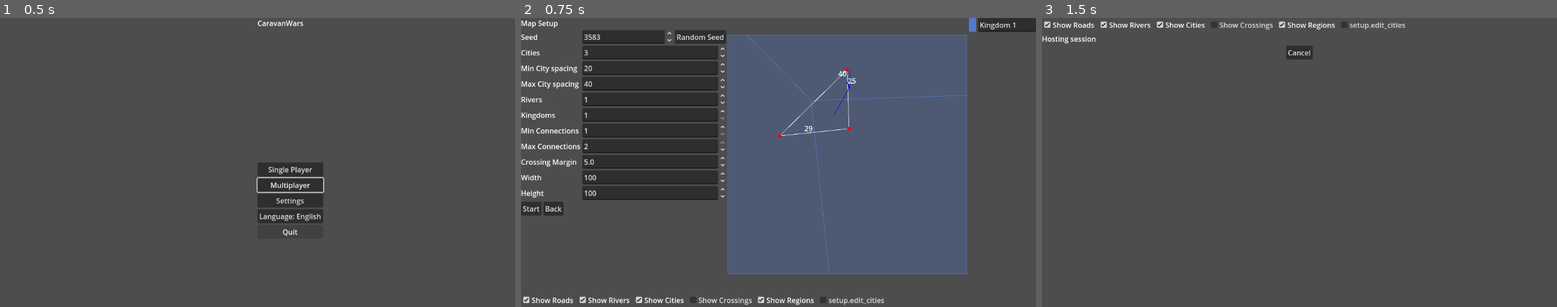
Above: before the commit, frames 1-3 (left to right).
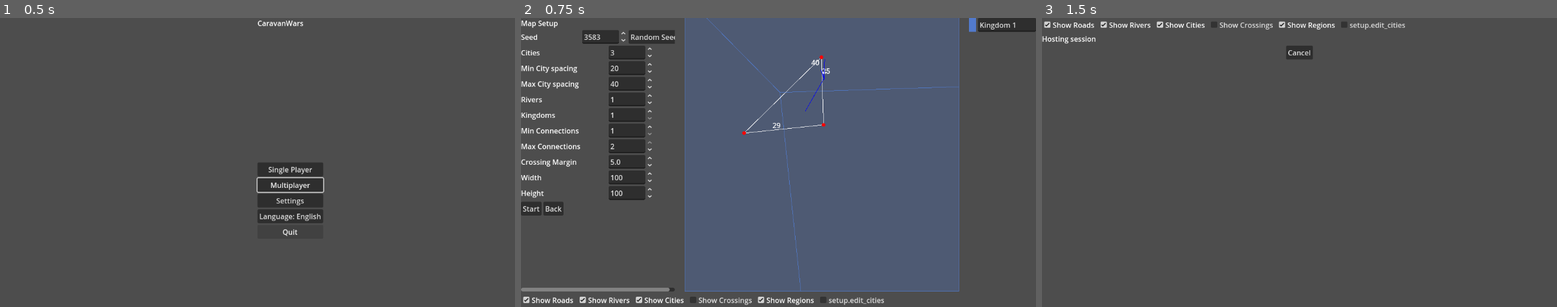
Above: after the commit, the same moments.

Repository: sepa79/CaravanWars
Game: Godot game, scene res://scenes/Main.tscn
Same seed, same stepped clock (60 frames per second), same inputs: the game is played once before the commit and once after it.
Inputs:
- Up to frame 1 (0.5 s): no input
- Up to frame 2 (0.75 s): click "Single Player" at 0.5 s
- Up to frame 3 (1.5 s): click "Start" at 1.25 s

Frame 1 is identical in both runs. In frame 2, 22% of the frame differs, in the area x 0-87%, y 0-95%; in frame 3, nothing differs.

Commit message:
chore: shrink map setup input controls

Diff:
--- a/game/ui/MapSetupScreen.tscn
+++ b/game/ui/MapSetupScreen.tscn
@@ -15,13 +15,13 @@
 [node name="ControlsScroll" type="ScrollContainer" parent="HBox"]
 size_flags_horizontal = 3
 size_flags_vertical = 3
-size_flags_stretch_ratio = 0.4
+size_flags_stretch_ratio = 0.3
 horizontal_scroll_enabled = false
 
 [node name="MapRow" type="HBoxContainer" parent="HBox"]
 size_flags_horizontal = 3
 size_flags_vertical = 3
-size_flags_stretch_ratio = 0.6
+size_flags_stretch_ratio = 0.7
 
 [node name="MapView" type="Control" parent="HBox/MapRow"]
 custom_minimum_size = Vector2(0, 400)
@@ -46,105 +46,117 @@
 [node name="SeedLabel" type="Label" parent="HBox/ControlsScroll/Controls/Params"]
 
 [node name="SeedRow" type="HBoxContainer" parent="HBox/ControlsScroll/Controls/Params"]
-size_flags_horizontal = 3
+size_flags_horizontal = 4
 
 [node name="Seed" type="SpinBox" parent="HBox/ControlsScroll/Controls/Params/SeedRow"]
+custom_minimum_size = Vector2(100, 0)
 min_value = 0.0
 max_value = 1.0e+09
 step = 1.0
-size_flags_horizontal = 3
+size_flags_horizontal = 4
 
 [node name="RandomSeed" type="Button" parent="HBox/ControlsScroll/Controls/Params/SeedRow"]
+size_flags_horizontal = 4
 
 [node name="CitiesLabel" type="Label" parent="HBox/ControlsScroll/Controls/Params"]
 
 [node name="Cities" type="SpinBox" parent="HBox/ControlsScroll/Controls/Params"]
+custom_minimum_size = Vector2(100, 0)
 min_value = 1.0
 max_value = 20.0
 step = 1.0
 value = 3.0
-size_flags_horizontal = 3
+size_flags_horizontal = 4
 
 [node name="MinCitySpacingLabel" type="Label" parent="HBox/ControlsScroll/Controls/Params"]
 
 [node name="MinCitySpacing" type="SpinBox" parent="HBox/ControlsScroll/Controls/Params"]
+custom_minimum_size = Vector2(100, 0)
 min_value = 1.0
 max_value = 100.0
 step = 1.0
 value = 20.0
-size_flags_horizontal = 3
+size_flags_horizontal = 4
 
 [node name="MaxCitySpacingLabel" type="Label" parent="HBox/ControlsScroll/Controls/Params"]
 
 [node name="MaxCitySpacing" type="SpinBox" parent="HBox/ControlsScroll/Controls/Params"]
+custom_minimum_size = Vector2(100, 0)
 min_value = 1.0
 max_value = 100.0
 step = 1.0
 value = 40.0
-size_flags_horizontal = 3
+size_flags_horizontal = 4
 
 [node name="RiversLabel" type="Label" parent="HBox/ControlsScroll/Controls/Params"]
 
 [node name="Rivers" type="SpinBox" parent="HBox/ControlsScroll/Controls/Params"]
+custom_minimum_size = Vector2(100, 0)
 min_value = 0.0
 max_value = 10.0
 step = 1.0
 value = 1.0
-size_flags_horizontal = 3
+size_flags_horizontal = 4
 
 [node name="KingdomsLabel" type="Label" parent="HBox/ControlsScroll/Controls/Params"]
 
 [node name="Kingdoms" type="SpinBox" parent="HBox/ControlsScroll/Controls/Params"]
+custom_minimum_size = Vector2(100, 0)
 min_value = 1.0
 max_value = 20.0
 step = 1.0
 value = 1.0
-size_flags_horizontal = 3
+size_flags_horizontal = 4
 
 [node name="MinConnectionsLabel" type="Label" parent="HBox/ControlsScroll/Controls/Params"]
 
 [node name="MinConnections" type="SpinBox" parent="HBox/ControlsScroll/Controls/Params"]
+custom_minimum_size = Vector2(100, 0)
 min_value = 1.0
 max_value = 10.0
 step = 1.0
 value = 1.0
-size_flags_horizontal = 3
+size_flags_horizontal = 4
 
 [node name="MaxConnectionsLabel" type="Label" parent="HBox/ControlsScroll/Controls/Params"]
 
 [node name="MaxConnections" type="SpinBox" parent="HBox/ControlsScroll/Controls/Params"]
+custom_minimum_size = Vector2(100, 0)
 min_value = 1.0
 max_value = 10.0
 step = 1.0
 value = 3.0
-size_flags_horizontal = 3
+size_flags_horizontal = 4
 
 [node name="CrossingMarginLabel" type="Label" parent="HBox/ControlsScroll/Controls/Params"]
 
 [node name="CrossingMargin" type="SpinBox" parent="HBox/ControlsScroll/Controls/Params"]
+custom_minimum_size = Vector2(100, 0)
 min_value = 0.0
 max_value = 50.0
 step = 0.5
 value = 5.0
-size_flags_horizontal = 3
+size_flags_horizontal = 4
 
 [node name="WidthLabel" type="Label" parent="HBox/ControlsScroll/Controls/Params"]
 
 [node name="Width" type="SpinBox" parent="HBox/ControlsScroll/Controls/Params"]
+custom_minimum_size = Vector2(100, 0)
 min_value = 20.0
 max_value = 500.0
 step = 10.0
 value = 100.0
-size_flags_horizontal = 3
+size_flags_horizontal = 4
 
 [node name="HeightLabel" type="Label" parent="HBox/ControlsScroll/Controls/Params"]
 
 [node name="Height" type="SpinBox" parent="HBox/ControlsScroll/Controls/Params"]
+custom_minimum_size = Vector2(100, 0)
 min_value = 20.0
 max_value = 500.0
 step = 10.0
 value = 100.0
-size_flags_horizontal = 3
+size_flags_horizontal = 4
 
 
 [node name="Buttons" type="HBoxContainer" parent="HBox/ControlsScroll/Controls"]
